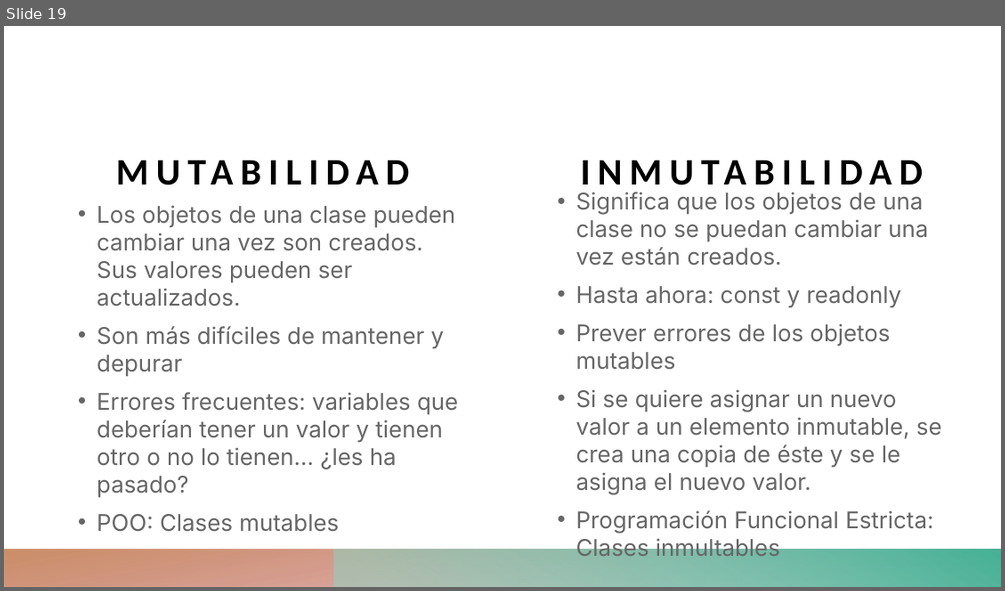
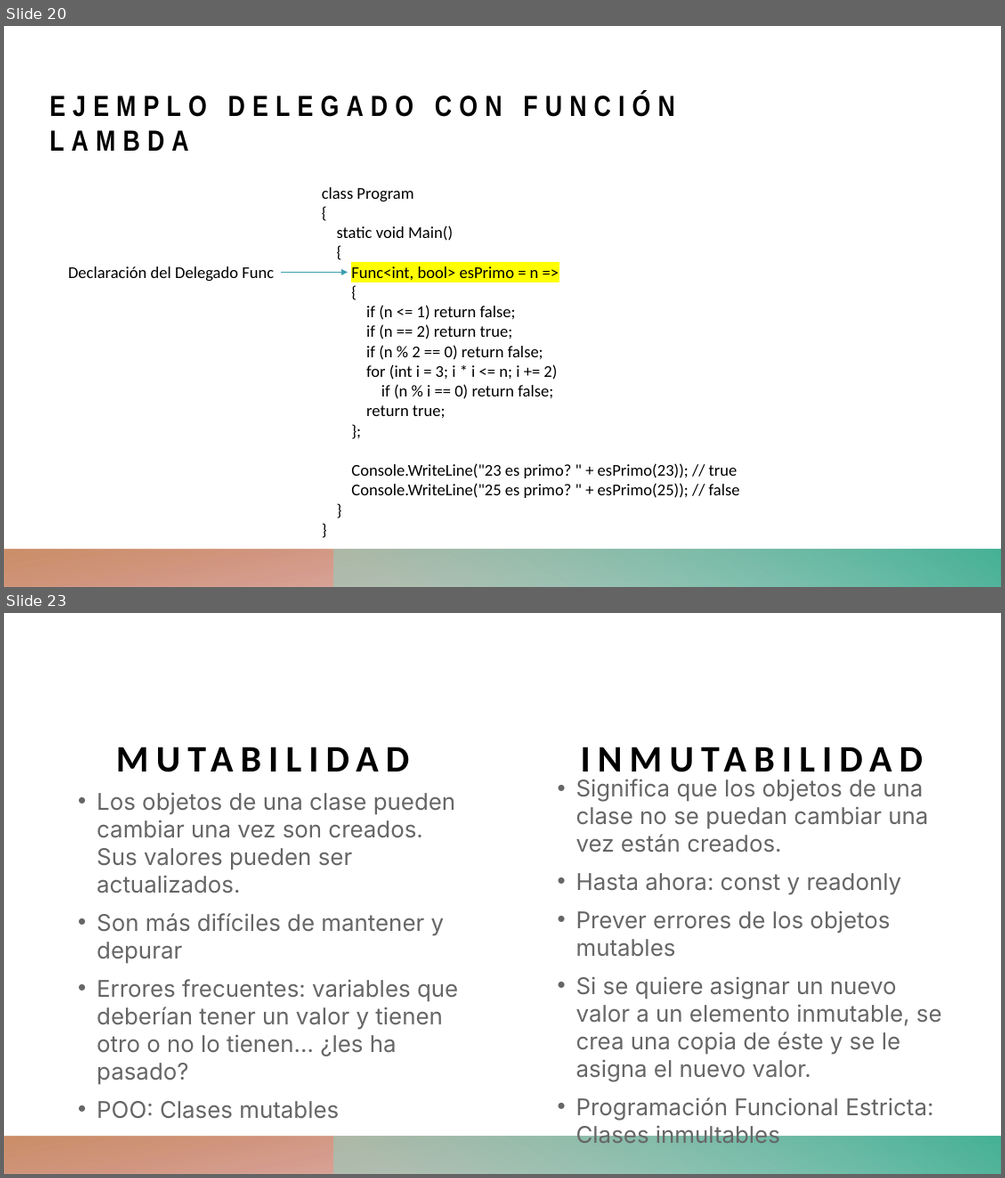
Before and after one commit to CesarLopez-Profe/Paradigmas_de_Programacion, a slide deck: Slides/Progr_Funcional_Deleg/Paradigma_Funcional_Del_Mut.pptx. Shown one above the other, each under a label of ours: slide 19 before the commit, slides 20 and 23 after it; the slides between them are not shown. The pictures are 1005x591 and 1005x1178 pixels, drawn with LibreOffice and Linux fonts; fonts in the diff are those of the drawing. Boxes give left, top, right and bottom in pixels: in the first picture for what was removed or moved away, otherwise in the second. Text is boxed around its words. In the diff, an @@ line names an element or a change of style, - is before the commit and + after.

Commit message:
Commit_Mejora_intro_prog_func

```diff
--- a/Slides/Progr_Funcional_Deleg/Paradigma_Funcional_Del_Mut.pptx
+++ b/Slides/Progr_Funcional_Deleg/Paradigma_Funcional_Del_Mut.pptx
@@ slide 20 added at (4,26,1001,587), background #FFFFFF; not listed: 2 template elements that a slide beside it also shows @@
@@ title added at (49,92,675,151), 28 pt, text #000000, bold @@
+EJEMPLO DELEGADO CON FUNCIÓN LAMBDA
@@ text added at (322,187,740,498), 15.9 pt, text #000000 @@
+class Program
+{
+static void Main()
+{
+Func<int, bool> esPrimo = n =>
+{
+if (n <= 1) return false;
+if (n == 2) return true;
+if (n % 2 == 0) return false;
+for (int i = 3; i * i <= n; i += 2)
+if (n % i == 0) return false;
+return true;
+};
+Console.WriteLine("23 es primo? " + esPrimo(23)); // true
+Console.WriteLine("25 es primo? " + esPrimo(25)); // false
+}
+}
@@ text added at (68,266,274,281), 15.9 pt, text #000000 @@
+Declaración del Delegado Func
@@ arrow added from (281, 272) to (348, 272), #3B9EB1 0.5 pt @@
@@ what was slide 19 is now slide 23 @@
```
Also in this commit, not shown: 3 other slides added, 2 other files.
